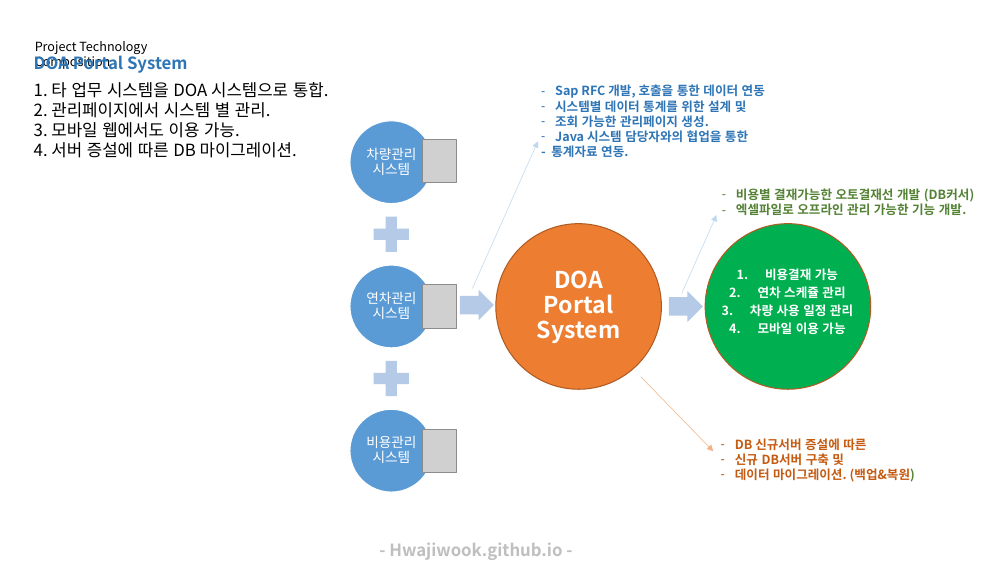
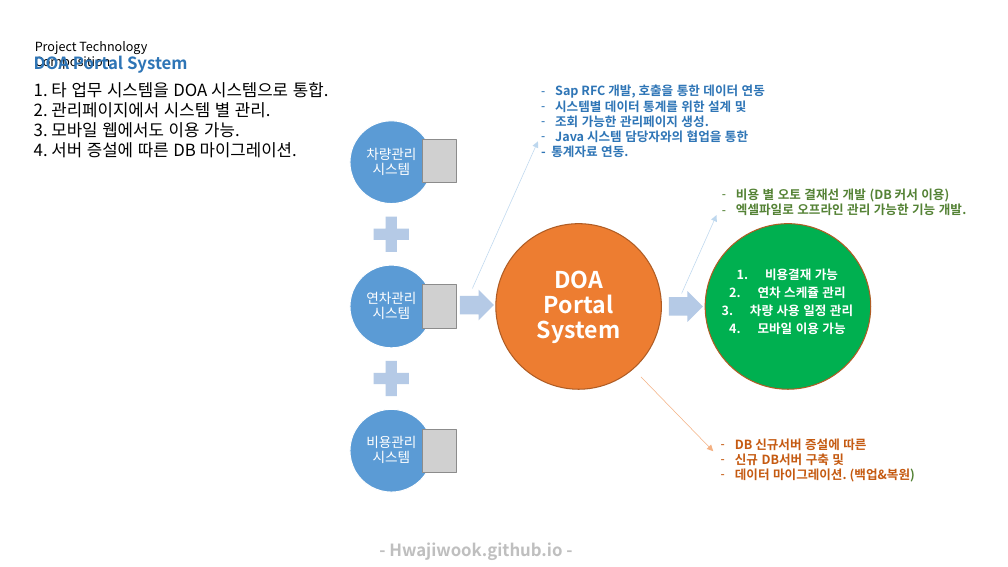
Before and after one commit to hwajiwook/hwajiwook.github.io, a slide deck: slide 1 of assets/document/소니코리아 DOA 시스템 개발.pptx. Drawn at 1008x567 pixels with LibreOffice and Linux fonts; fonts in the diff are those of the drawing; grey boxes stand for pictures. Boxes give left, top, right and bottom in pixels: in the first picture for what was removed or moved away, otherwise in the second. Text is boxed around its words. In the diff, an @@ line names an element or a change of style, - is before the commit and + after.

```diff
--- a/assets/document/소니코리아 DOA 시스템 개발.pptx
+++ b/assets/document/소니코리아 DOA 시스템 개발.pptx
@@ text at <box>736,188,949,202</box>: text changed @@
-– 비용별 결재가능한 오토결재선 개발 (DB커서)
+– 비용 별 오토 결재선 개발 (DB 커서 이용)
```
Also in this commit, not shown: 3 other files.
